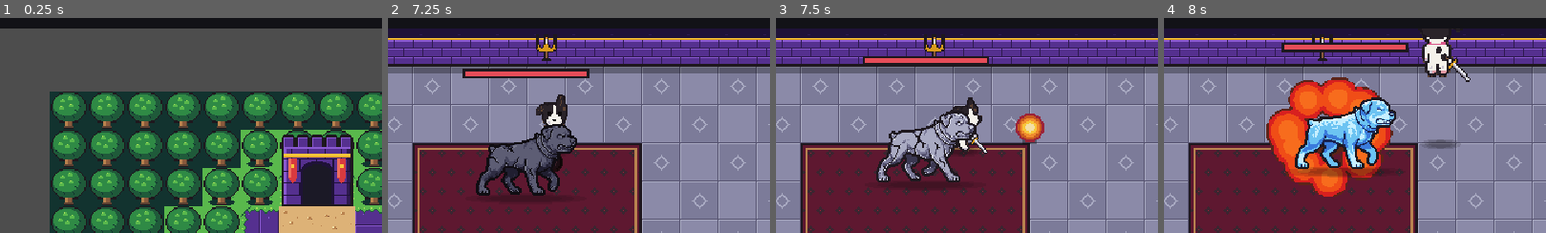
Above: before the commit, frames 1-4 (left to right).
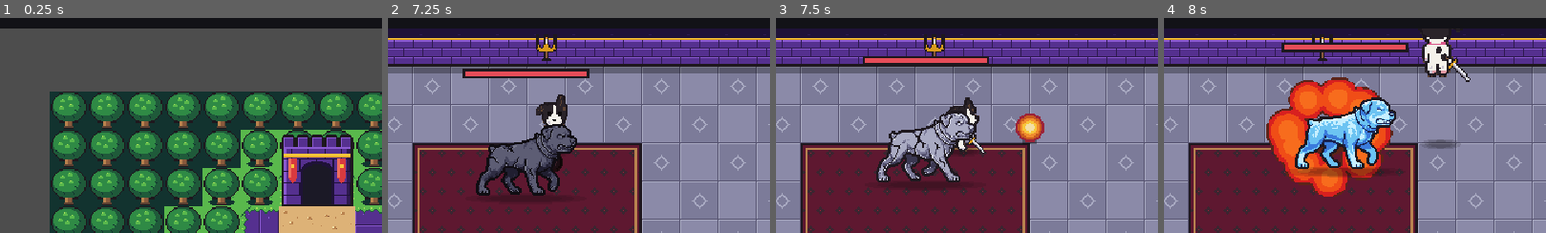
Above: after the commit, the same moments.

Repository: marcelozorza/Alttp2
Game: Godot game, scene res://tools/smoke_test.tscn
The game is run twice, just before and just after one commit, with the same random seed, the same clock (stepped at 60 frames per second) and the same inputs. This scene is started directly instead of the project's main scene.
Inputs (mouse positions are % of the whole screen's width and height, from its top left):
- Up to frame 1 (0.25 s): no input
- Up to frame 2 (7.25 s): click "Novo jogo" at 0.5 s; tap Enter (ui_accept) at 1.25, 2 s; move the mouse to (45, 70) at 1.27 s; hold W (move_up) 1.28-2 s; hold J (attack) 1.28-2 s; click (45, 70) at 1.42 s; tap Space (jump) at 1.52, 4.52 s; drag from (80, 65) to (45, 70) at 2.02 s; move the mouse to (20, 35) at 2.77 s; hold A (move_left) 2.78-3.5 s; tap L (use_bomb) at 2.85, 5.85 s; drag from (55, 50) to (20, 35) at 3.52 s; move the mouse to (35, 25) at 4.27 s; hold S (move_down) 4.28-5 s; hold J (attack) 4.28-5 s; drag from (72, 45) to (5, 21) at 5.02 s; move the mouse to (30, 55) at 5.77 s; hold W (move_up) 5.78-6.5 s; click (30, 55) at 5.92 s; drag from (60, 28) to (30, 55) at 6.52 s
- Up to frame 3 (7.5 s): move the mouse to (45, 70) at 7.27 s; hold D (move_right) from 7.28 s (still down); hold J (attack) from 7.28 s (still down)
- Up to frame 4 (8 s): keep holding D (move_right); keep holding J (attack); tap Space (jump) at 7.52 s
The pictures show only the part of the screen within x 32-82%, y 9-59%; the shares and areas given below are measured in that part.

Frames 1-2 are identical in both runs. In frame 3, 0.5% of the frame differs, in the area x 45-56%, y 36-64%; in frame 4, nothing differs.

Commit message:
Giorgino treme quando a ferramenta está sem carga
Co-Authored-By: Claude Fable 5.2 <noreply@anthropic.com>
Claude-Session: https://claude.ai/code/session_016s7NevTD4Ho17e5LC6f7CU

Diff:
--- a/player/player.gd
+++ b/player/player.gd
@@ -594,7 +594,7 @@
 
 
 ## Botão de ferramenta apertado sem carga: toca o som de batida na parede e
-## marca a ferramenta, para o botão dela tremer no HUD (pedido de Marcelo em
+## o Giorgino treme. O botão dela no HUD treme junto (pedido de Marcelo em
 ## 2026-11-13).
 func _deny_tool(id: int) -> void:
 	denied_tool = id
@@ -914,7 +914,8 @@
 	_art.flip_h = flipped
 	# Espelhado, o ponto dos pés também troca de lado dentro do desenho.
 	var feet_x := texture.get_width() - feet.x if flipped else feet.x
-	_art.offset = Vector2(-feet_x, -feet.y)
+	# Ferramenta pedida sem carga: o Giorgino treme de lado por um instante.
+	_art.offset = Vector2(-feet_x, -feet.y) + DoorArt.shake_offset(denied_tick)
 
 
 func _update_sword_lock_bar() -> void:
Not shown, changed: docs/design.md
